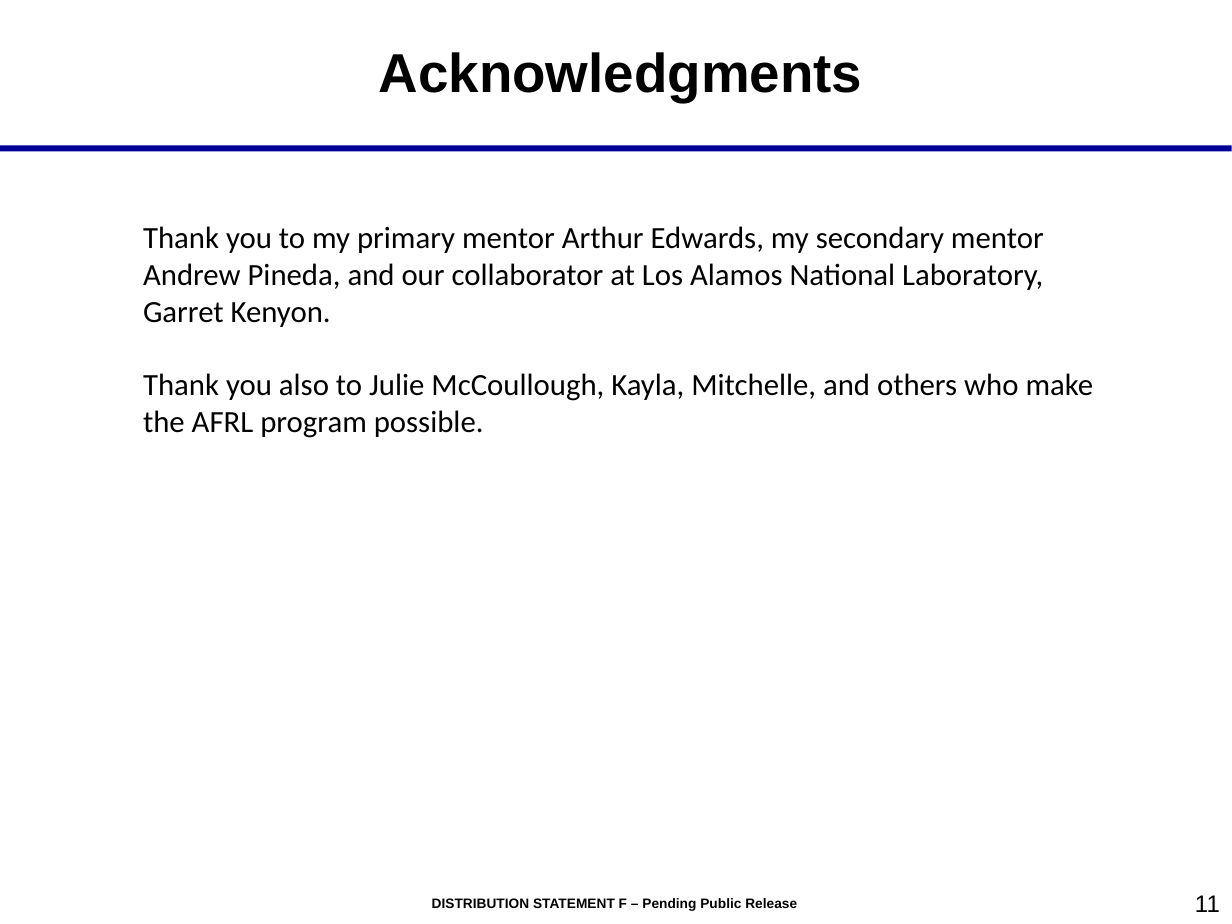
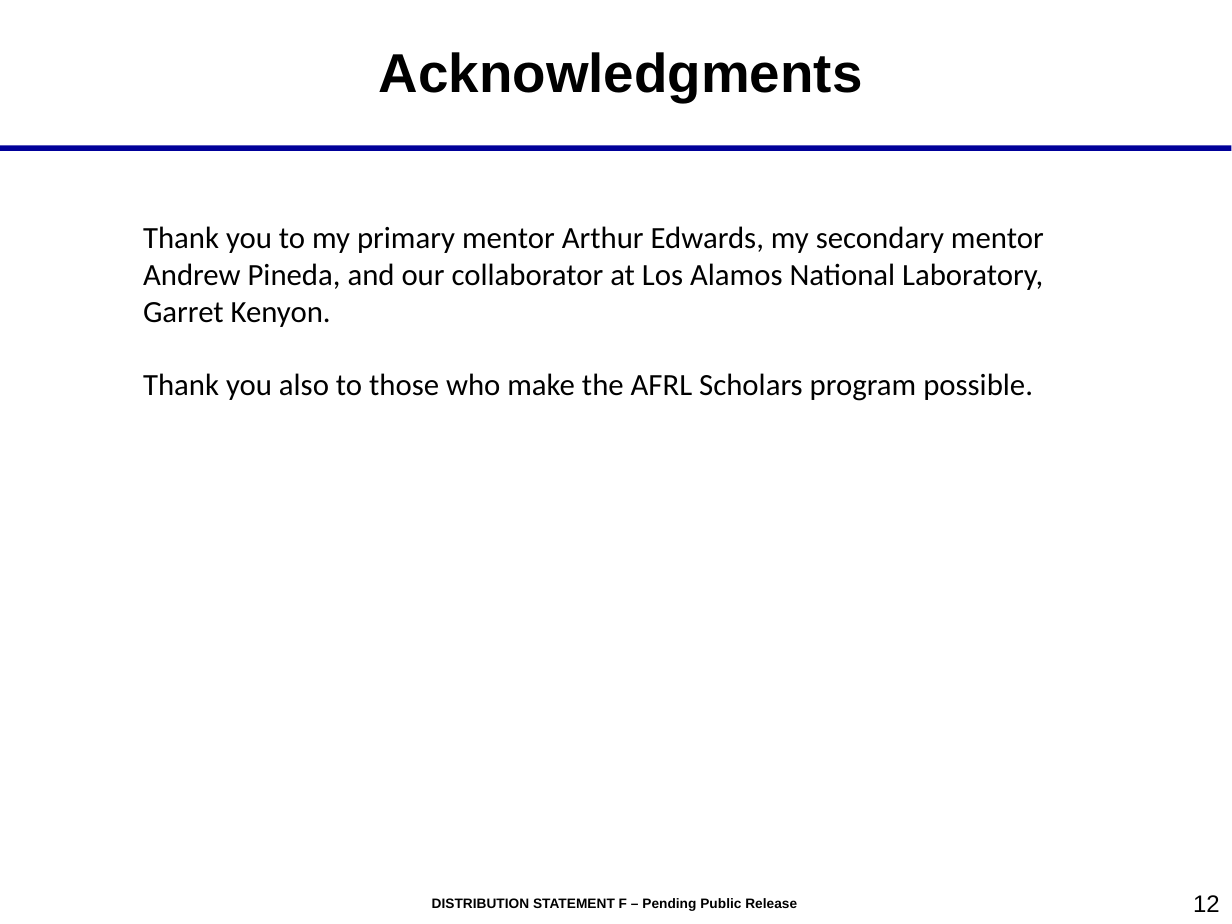
Before and after one commit to savannaos/Star-Field-Transformations, a slide deck: slide 12 of documents/starfields.ppt (slide 11 before the commit). Drawn at 1232x924 pixels with LibreOffice and Linux fonts; fonts in the diff are those of the drawing; background and template pictures are left out. Boxes give left, top, right and bottom in pixels: in the first picture for what was removed or moved away, otherwise in the second. Text is boxed around its words. In the diff, an @@ line names an element or a change of style, - is before the commit and + after.

Commit message:
updated slides

```diff
--- a/documents/starfields.ppt
+++ b/documents/starfields.ppt
@@ text at (143,373,1033,401): text changed @@
-Thank you also to Julie McCoullough, Kayla, Mitchelle, and others who make the AFRL program possible.
+Thank you also to those who make the AFRL Scholars program possible.
@@ page number at (1193,895,1220,912): text changed @@
-11
+12
```
Also in this commit, not shown: 4 other slides changed, 2 slides added, 1 slide removed.
